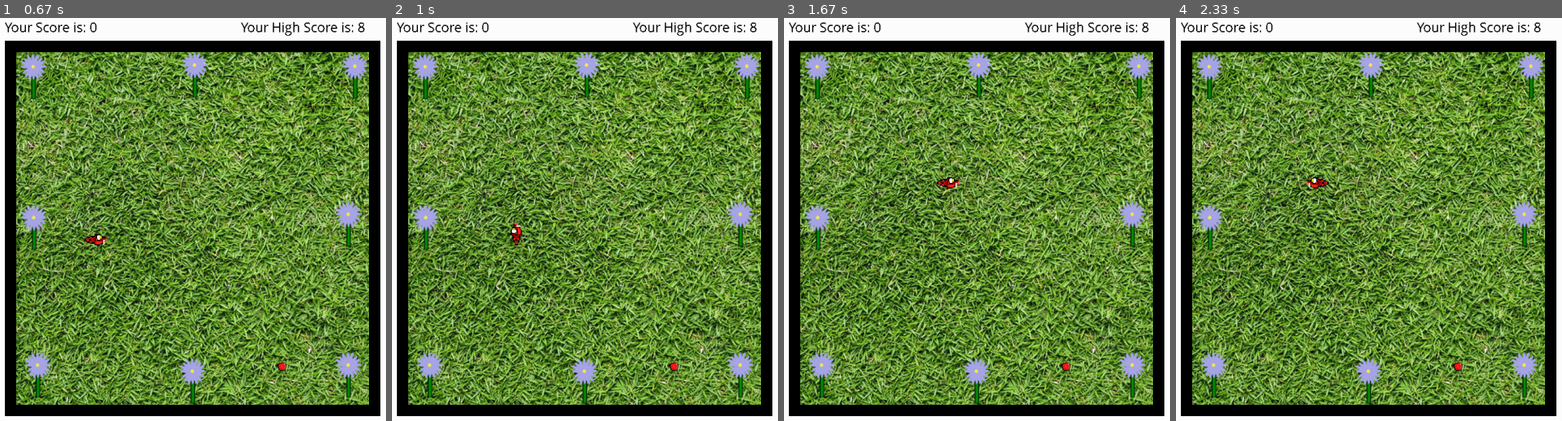
Above: before the commit, frames 1-4 (left to right).
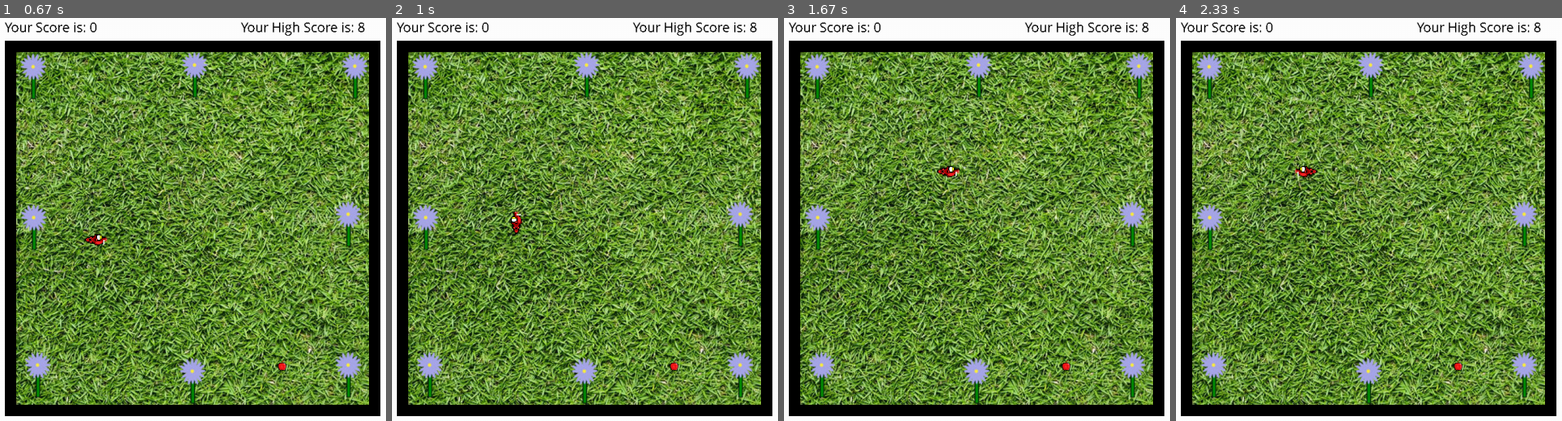
Above: after the commit, the same moments.

Repository: Deuzmo/SnakePythonGame
Game: pygame game, started from driver.py
The game is run twice, just before and just after one commit, with the same random seed, the same clock (stepped at 60 frames per second) and the same inputs.
Inputs:
- Up to frame 1 (0.67 s): hold Right from 0.33 s (still down)
- Up to frame 2 (1 s): release Right at 0.8 s; hold Up from 0.83 s (still down)
- Up to frame 3 (1.67 s): release Up at 1.3 s; hold Right from 1.33 s (still down)
- Up to frame 4 (2.33 s): release Right at 1.8 s; hold Left from 1.83 s (still down)

Frame 1 is identical in both runs. In frame 2, 0.2% of the frame differs, in the area x 30-34%, y 47-57%; in frame 3, 0.2%, in the area x 39-46%, y 36-43%; in frame 4, 0.2%.

Commit message:
Main logic refactored into update and render modules

Diff:
--- a/board.py
+++ b/board.py
@@ -1,16 +1,19 @@
+from constants import *
 import pygame
 import sys
 import score
+import snake
+import food
 
-pygame.init()
 
 # set game screen size
-width = 1280
-height = 720
-size = width, height
+size = FRAME_WIDTH, FRAME_HEIGHT
 screen = pygame.display.set_mode(size)
+
+#Initialize board objects
 score_sec = score.Score()
-
+snake_obj = snake.Snake()
+food_obj = food.Food(snake_obj)
 
 # Updates Game High Score
 def update_score(new_score):
@@ -48,10 +51,76 @@
     pygame.display.update()
 
 
+# Renders the given item into the board.
+def render_item(x, y, item):
+    screen.blit(item, (x, FRAME_HEIGHT-y))
+
+
+def draw_food(food_obj):
+    render_item(food_obj.position[0], food_obj.position[1], food_obj.food)
+
+
+def draw_snake(snake, food):
+    # this first 3 lines would be used to properly render the head according
+    # to the food positionn. Stolen from the move function, teehee
+    headpos = snake.getheadpos()
+    x, y = snake.direction
+    front = (headpos[0] + x * GRID_SIZE, headpos[1] + y * GRID_SIZE)
+    foodpos = food.position
+    for p in snake.positions:
+        if p == snake.getheadpos():
+            if snake.direction == UP:
+                if front == foodpos or p == food.lastpos:
+                    food.lastpos = (-1, -1)  # this prevents lingering hitbox
+                    # for the last position of the food.
+                    render_item(p[0] - 10, p[1] + GRID_SIZE, snake.openup)
+                else:
+                    render_item(p[0], p[1], snake.closedup)
+            elif snake.direction == DOWN:
+                if front == foodpos or p == food.lastpos:
+                    food.lastpos = (-1, -1)
+                    render_item(p[0], p[1], snake.opendown)
+                else:
+                    render_item(p[0], p[1], snake.closeddown)
+            elif snake.direction == LEFT:
+                if front == foodpos or p == food.lastpos:
+                    food.lastpos = (-1, -1)
+                    render_item(p[0] - GRID_SIZE, p[1] + 10, snake.openleft)
+                else:
+                    render_item(p[0], p[1], snake.closedleft)
+            elif snake.direction == RIGHT:
+                if front == foodpos or p == food.lastpos:
+                    food.lastpos = (-1, -1)
+                    render_item(p[0], p[1] + 10, snake.openright)
+                else:
+                    render_item(p[0], p[1], snake.closedright)
+        elif p == snake.gettail():
+            orientation = tuple(map(lambda i, j, k: (i - j) / k,
+                                snake.gettail(1), p, (GRID_SIZE, GRID_SIZE))
+                                )
+            if orientation == UP:
+                render_item(p[0], p[1], snake.taildown)
+            elif orientation == DOWN:
+                render_item(p[0], p[1], snake.tailup)
+            elif orientation == LEFT:
+                render_item(p[0], p[1], snake.tailright)
+            elif orientation == RIGHT:
+                render_item(p[0], p[1], snake.tailleft)
+        else:
+            render_item(p[0], p[1], snake.snekbadi)
+
+
+def draw_all():
+    draw_food(food_obj)
+    draw_snake(snake_obj, food_obj)
+
+
 # keeps screen printed until game is quit
 def displayboard(scoreObj):
-    #for event in pygame.event.get():
-       # if event.type == pygame.QUIT: sys.exit()
+    # Handles window closure
+    for event in pygame.event.get():
+        if event.type == pygame.QUIT:
+            sys.exit()
 
     # make screen background white
     screen.fill(pygame.Color(255, 255, 255, 255))
@@ -60,7 +129,7 @@
     screen.blit(scoreObj.txt, (320, 0))
 
     # high score
-    screen.blit(score_sec.text, (735,0))
+    screen.blit(score_sec.text, (735, 0))
 
     # draw border
     startX = 320
--- /dev/null
+++ b/constants.py
@@ -0,0 +1,14 @@
+# 32 x 32 playing field
+BOARD_WIDTH = 640
+BOARD_LENGTH = 640
+GRID_SIZE = 20
+
+# Directions used within the board
+UP = (0, 1)
+DOWN = (0, -1)
+LEFT = (-1, 0)
+RIGHT = (1, 0)
+
+# set game screen size
+FRAME_WIDTH = 1280
+FRAME_HEIGHT = 720
--- a/cube.py
+++ /dev/null
@@ -1,9 +0,0 @@
-# in a way this is just an abstraction of any object on the game board
-# I am using blit because I plan to use png files to represent the food and the snake parts.
-import pygame
-from board import width, height
-
-
-def put(board, x, y, item):
-    board.blit(item, (x, height-y))
-    # pygame.display.update()
--- a/driver.py
+++ b/driver.py
@@ -1,14 +1,8 @@
 import pygame
 from highscore import HighScore
 import board
-import snake
-import food
 import score_curr
 
-# 32 x 32 playing field
-BOARD_WIDTH = 640
-BOARD_LENGTH = 640
-GRID_SIZE = 20
 
 def set_score(curr_score, score):
     # Set score if needed
@@ -19,63 +13,47 @@
 
 def main():
     pygame.init()
-
     clock = pygame.time.Clock()
     gaming = True
 
-    # Class Snake constructor
-    s = snake.Snake()
-
-    # Class Food constructor
-    f = food.Food(s)
     # High Score constructor
     score = HighScore()
 
     # Score constructor
     scoreObj = score_curr.Score_Curr()
-
-
     curr_score = 0
 
     while gaming:
-        clock.tick(11)
-        for event in pygame.event.get():
-            # Quit Game
-            if event.type == pygame.QUIT:
-                gaming = False
-            s.handle_keys(event)
-
+        clock.tick(12)
+        board.snake_obj.update_pos()
         board.displayboard(scoreObj)
-
         # Return something to signify valid move
-        bad_move = s.move()
+        bad_move = board.snake_obj.move()
         if bad_move:
             board.game_over()
+            for event in pygame.event.get():
+                if event.type == pygame.MOUSEBUTTONDOWN:
+                    mouse = pygame.mouse.get_pos()
 
-            if event.type == pygame.MOUSEBUTTONDOWN:
-                mouse = pygame.mouse.get_pos()
-
-                # QUIT
-                if mouse[0] >= 565 and mouse[0] <= 715 and mouse[1] >= 360 and mouse[1] <= 390:
-                    set_score(curr_score, score)
-                    pygame.quit()
-                    quit()
-                # PLAY AGAIN
-                if mouse[0] >= 565 and mouse[0] <= 715 and mouse[1] >= 400 and mouse[1] <= 430:
-                    main()
+                    # QUIT
+                    if mouse[0] >= 565 and mouse[0] <= 715 and mouse[1] >= 360 and mouse[1] <= 390:
+                        set_score(curr_score, score)
+                        pygame.quit()
+                        sys.exit()
+                    # PLAY AGAIN
+                    if mouse[0] >= 565 and mouse[0] <= 715 and mouse[1] >= 400 and mouse[1] <= 430:
+                        main()
         else:
-            if s.getheadpos() == f.position:
-                s.length += 1
+            if board.snake_obj.getheadpos() == board.food_obj.position:
+                board.snake_obj.length += 1
                 curr_score += 1
-                f.randpos(s)
+                board.food_obj.update_pos(board.snake_obj)
                 scoreObj.update()
                 if curr_score > score.score:
                     # set new high score on screen
                     board.update_score(curr_score)
 
-            f.draw(board.screen)
-            s.draw(board.screen, f)
-
+            board.draw_all()
             pygame.display.update()
 
     # Game Over
--- a/food.py
+++ b/food.py
@@ -1,16 +1,14 @@
 import pygame
 import random
-import cube
-
 
 class Food:
     def __init__(self, snake):
         self.position = (0, 0)
         self.lastpos = (0, 0)
         self.food = pygame.image.load('img/Apple20px.png')
-        self.randpos(snake)
+        self.update_pos(snake)
 
-    def randpos(self, snake):
+    def update_pos(self, snake):
         self.lastpos = self.position
         self.position = (random.randint(17, (46)) * 20
                          , random.randint(3, (32)) * 20)  # these ranges are based on the board coordinates.
@@ -18,6 +16,3 @@
             print("spawning new food")
             self.position = (random.randint(17, (46)) * 20
                              , random.randint(3, (32)) * 20)  # these ranges are based on the board coordinates.
-
-    def draw(self, board):
-        cube.put(board, self.position[0], self.position[1], self.food)
--- a/highscore.py
+++ b/highscore.py
@@ -1,22 +1,22 @@
 class HighScore:
 
-	# Updates high score file
-	def set_score(self):
-		file = open('score.txt', 'w')
-		write = 'High Score: {}'.format(self.score)
-		file.write(write)
-		file.close()
+    # Updates high score file
+    def set_score(self):
+        file = open('score.txt', 'w')
+        write = 'High Score: {}'.format(self.score)
+        file.write(write)
+        file.close()
 
-	# Constructor
-	# Sets user high score or 0 if none available
-	def __init__(self):
-		# get score from file or 0 if no file
-		file = open('score.txt', 'r')
-		contents = file.read()
-		vals = contents.split(' ')
-		try:
-			score = int(vals[len(vals)-1])
-		except:
-			score = 0
-		file.close()
-		self.score = score
+    # Constructor
+    # Sets user high score or 0 if none available
+    def __init__(self):
+        # get score from file or 0 if no file
+        file = open('score.txt', 'r')
+        contents = file.read()
+        vals = contents.split(' ')
+        try:
+            score = int(vals[len(vals)-1])
+        except IndexError:
+            score = 0
+        file.close()
+        self.score = score
--- a/snake.py
+++ b/snake.py
@@ -1,14 +1,6 @@
 import pygame
-import cube
-import board
-from driver import GRID_SIZE
-from driver import BOARD_LENGTH
-from driver import BOARD_WIDTH
-
-UP = (0, 1)
-DOWN = (0, -1)
-LEFT = (-1, 0)
-RIGHT = (1, 0)
+from constants import (UP, DOWN, LEFT, RIGHT,
+                       BOARD_LENGTH, BOARD_WIDTH, GRID_SIZE)
 
 
 class Snake:
@@ -39,7 +31,7 @@
     def turn(self, dir):
         if self.length > 2 and ((dir[0], dir[1]) == self.direction or
                                 (dir[0] * -1, dir[1] * -1) == self.direction):
-            return  # if the input direction is to go back when length is too long, ignore it
+            return  # if the inrender_item direction is to go back when length is too long, ignore it
         else:
             self.direction = dir
 
@@ -50,64 +42,16 @@
         if len(self.positions) > 3 and new in self.positions[2:]:
             print("Oh no!")
             return True
-        elif (self.positions[0][0] <= 320 #adds functionality that prevents snek from moving beyond boarder
-            or self.positions[0][0] >= 960
-            or self.positions[0][1] <= 40
-            or self.positions[0][1] >= 680):
+        elif (self.positions[0][0] <= 320 #  adds functionality that prevents snek from moving beyond boarder
+                or self.positions[0][0] >= 960
+                or self.positions[0][1] <= 40
+                or self.positions[0][1] >= 680):
             return True
         else:
             self.positions.insert(0, new)
             if self.length < len(self.positions):
                 self.positions.pop()
             return False
-
-    def draw(self, board, food):
-        # this first 3 lines would be used to properly render the head according to the food position.
-        # stolen from the move function, teehee
-        headpos = self.getheadpos()
-        x, y = self.direction
-        front = (headpos[0] + x * GRID_SIZE, headpos[1] + y * GRID_SIZE)
-        foodpos = food.position
-        for p in self.positions:
-            if p == self.getheadpos():
-                if self.direction == UP:
-                    if front == foodpos or p == food.lastpos:
-                        food.lastpos = (-1, -1) # this prevents lingering hitbox for the last position of the food.
-                        cube.put(board, p[0]- 10, p[1] + GRID_SIZE, self.openup)
-                    else:
-                        cube.put(board, p[0], p[1], self.closedup)
-                elif self.direction == DOWN:
-                    if front == foodpos or p == food.lastpos:
-                        food.lastpos = (-1, -1)
-                        cube.put(board, p[0], p[1], self.opendown)
-                    else:
-                        cube.put(board, p[0], p[1], self.closeddown)
-                elif self.direction == LEFT:
-                    if front == foodpos or p == food.lastpos:
-                        food.lastpos = (-1, -1)
-                        cube.put(board, p[0] - GRID_SIZE, p[1] + 10, self.openleft)
-                    else:
-                        cube.put(board, p[0], p[1], self.closedleft)
-                elif self.direction == RIGHT:
-                    if front == foodpos or p == food.lastpos:
-                        food.lastpos = (-1, -1)
-                        cube.put(board, p[0], p[1] + 10, self.openright)
-                    else:
-                        cube.put(board, p[0], p[1], self.closedright)
-            elif p == self.gettail():
-                orientation = tuple(map(lambda i, j, k: (i - j) / k,
-                                    self.gettail(1), p, (GRID_SIZE, GRID_SIZE))
-                                    )
-                if orientation == UP:
-                    cube.put(board, p[0], p[1], self.taildown)
-                elif orientation == DOWN:
-                    cube.put(board, p[0], p[1], self.tailup)
-                elif orientation == LEFT:
-                    cube.put(board, p[0], p[1], self.tailright)
-                elif orientation == RIGHT:
-                    cube.put(board, p[0], p[1], self.tailleft)
-            else:
-                cube.put(board, p[0], p[1], self.snekbadi)
 
     def handle_keys(self, event):
         if event.type == pygame.KEYDOWN:
@@ -119,3 +63,7 @@
                 self.turn(LEFT)
             elif event.key == pygame.K_RIGHT:
                 self.turn(RIGHT)
+
+    def update_pos(self):
+        for event in pygame.event.get():
+            self.handle_keys(event)
